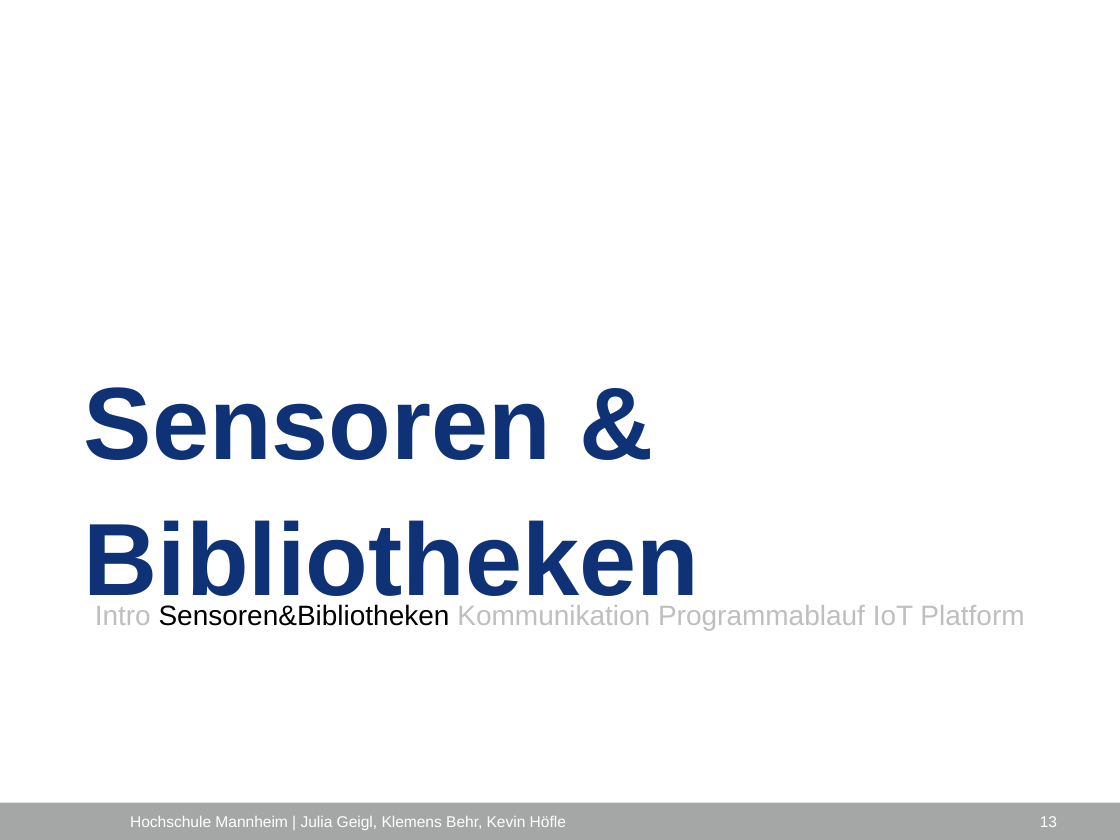
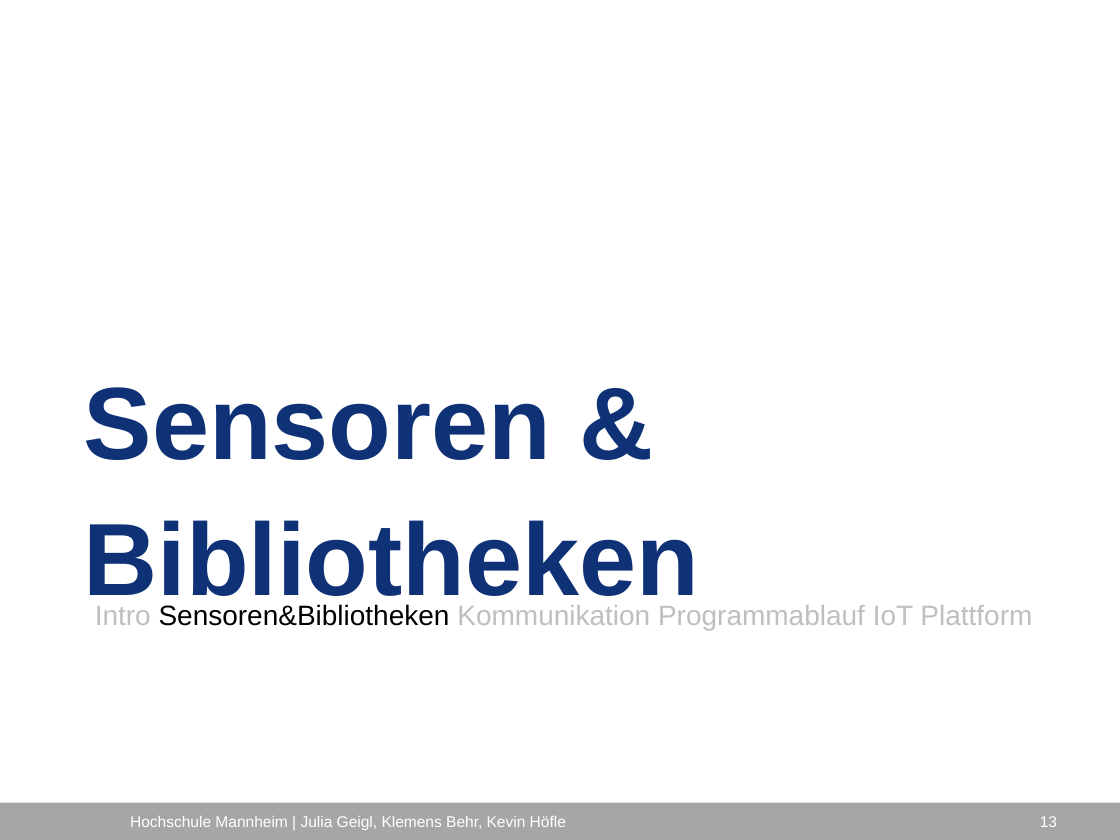
Before and after one commit to ProjektlaborEmbeddedSecurity/Presentation, a slide deck: slide 13 of PES_FH_VERS.pptx. Drawn at 1120x840 pixels with LibreOffice and Linux fonts; fonts in the diff are those of the drawing; background and template pictures are left out. Boxes give left, top, right and bottom in pixels: in the first picture for what was removed or moved away, otherwise in the second. Text is boxed around its words. In the diff, an @@ line names an element or a change of style, - is before the commit and + after.

```diff
--- a/PES_FH_VERS.pptx
+++ b/PES_FH_VERS.pptx
@@ text at box(95, 604, 1032, 630): text changed @@
-Intro Sensoren&Bibliotheken Kommunikation Programmablauf IoT Platform
+Intro Sensoren&Bibliotheken Kommunikation Programmablauf IoT Plattform
```
Also in this commit, not shown: 5 other slides changed.
